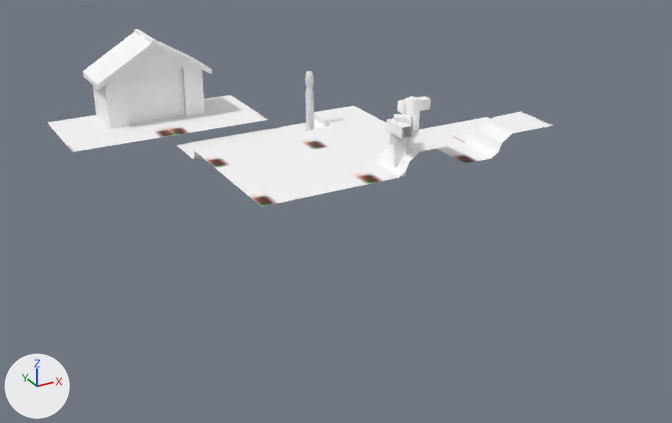
Before and after pictures for a commit that changed the FBX model Assets/Models/Tiles.fbx.
Both versions are drawn from a 50 mm camera at (-2.78, -6.29, 2.96) aimed at (0.65, -0.06, -0.16). Lighting does not change. The marker at lower left points along +X, +Y and +Z. Where no turn or scale is listed for an object, it has been applied to the vertices.

Names of what the first picture shows: 'Barn', 'Barn mirror', 'Obstacle barrier corner', 'Obstacle corner', 'Plane', 'Plane.001', 'Plane.002'.
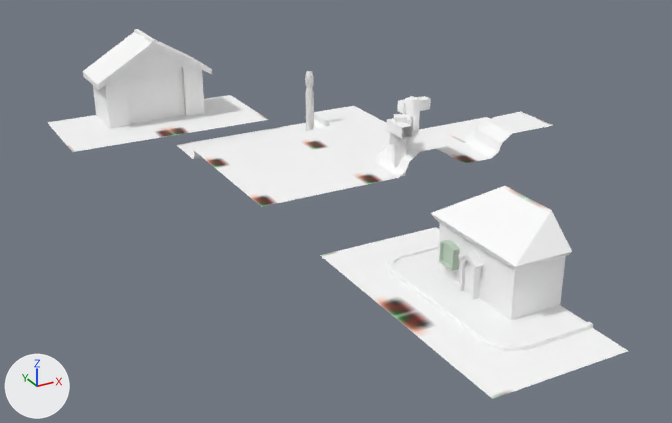
What differs and where, as boxes [x1, y1, x2, y2] in the pictures (672 x 423 px):
'cottag corner flipped', added: after [395, 198, 628, 399]
'cottage corner', added: after [320, 186, 527, 317]
'cottage door', added: after [458, 249, 483, 300]
'cottage window', added: after [439, 240, 460, 271]

Diff of the bpy script that builds the scene:
```diff
--- a/Assets/Models/Tiles.fbx.py
+++ b/Assets/Models/Tiles.fbx.py
@@ me_cube_002 @@
+me_cube_002.from_pydata(...)  # 96 vertices, 85 faces; spans x -0.05..0.05, y -0.076..0.076, z 0.117..0.285
+me_cube_002.materials.append(mat_ubershader)  # picture img_palette_png
@@ me_cube_001_1 @@
+me_cube_001_1.from_pydata(...)  # 34 vertices, 28 faces; spans x -0.066..0.05, y -0.097..0.097, z 0.005..0.335
+me_cube_001_1.materials.append(mat_ubershader)  # picture img_palette_png
@@ me_plane_007 @@
+me_plane_007.from_pydata(...)  # 38 vertices, 25 faces; spans x 0.0..1.0, y 0.0..1.0, z 0.0..0.613
+me_plane_007.materials.append(mat_ubershader)  # picture img_palette_png
@@ me_plane_008 @@
+me_plane_008.from_pydata(...)  # 38 vertices, 25 faces; spans x 0.0..1.0, y 0.0..1.0, z 0.0..0.613
+me_plane_008.materials.append(mat_ubershader)  # picture img_palette_png
@@ ob_cottage_window @@
+ob_cottage_window = bpy.data.objects.new('cottage window', me_cube_002)
+ob_cottage_window.location = (0.6, -1.763, 0.0)
@@ ob_cottage_door @@
+ob_cottage_door = bpy.data.objects.new('cottage door', me_cube_001_1)
+ob_cottage_door.location = (0.6, -2.0, 0.0)
@@ ob_cottage_corner @@
+ob_cottage_corner = bpy.data.objects.new('cottage corner', me_plane_007)
+ob_cottage_corner.location = (0.0, -2.0, 0.0)
@@ ob_cottag_corner_flipped @@
+ob_cottag_corner_flipped = bpy.data.objects.new('cottag corner flipped', me_plane_008)
+ob_cottag_corner_flipped.location = (0.0, -3.0, 0.0)
```
